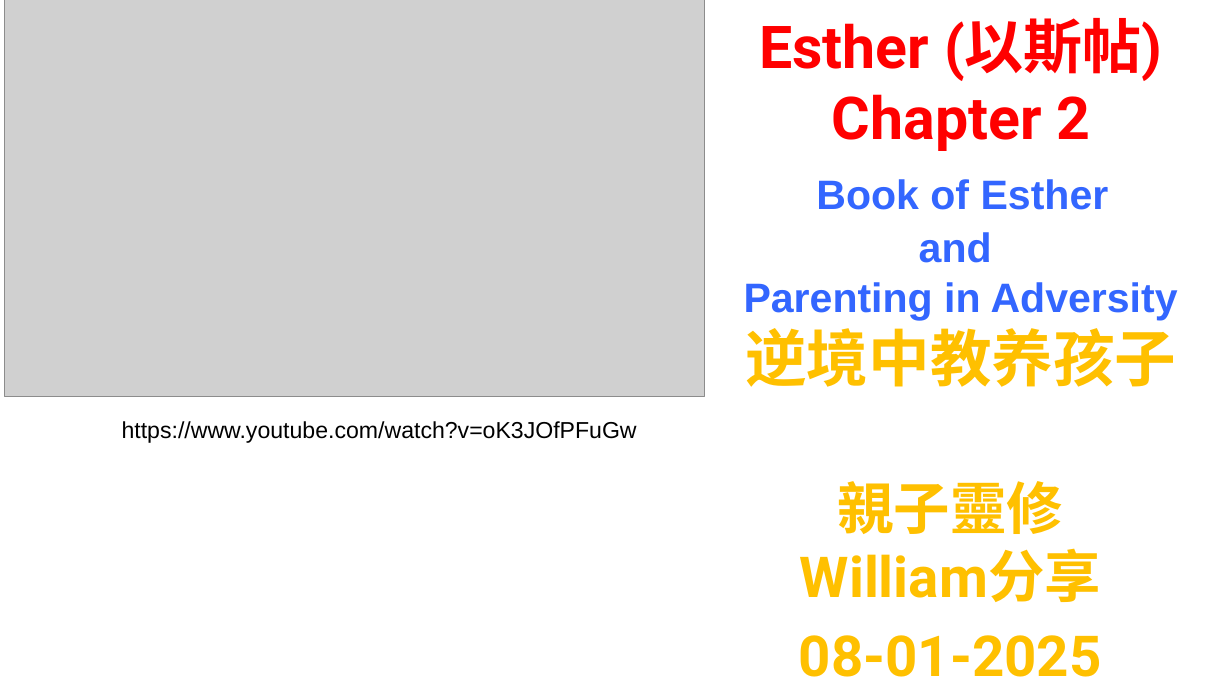
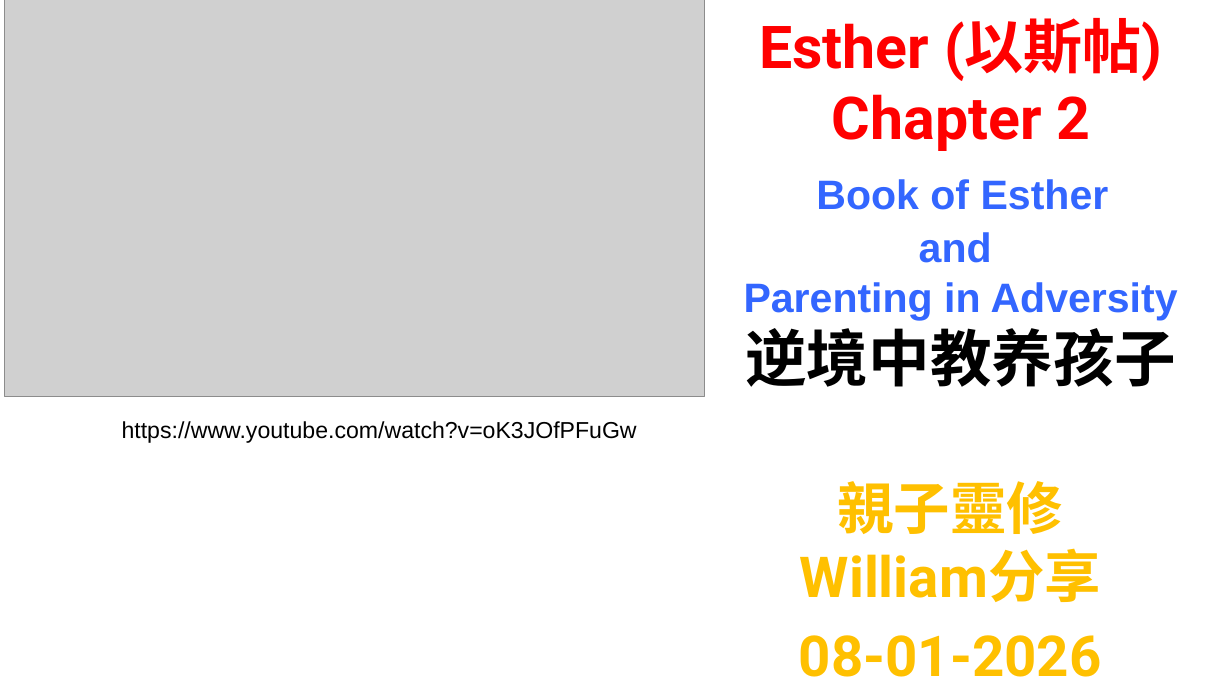
Before and after one commit to wdingbox/accc_2025_pp, a slide deck: slide 1 of ppt/Esther/Esther_02.pptx. Drawn at 1232x693 pixels with LibreOffice and Linux fonts; fonts in the diff are those of the drawing; grey boxes stand for pictures; background and template pictures are left out. Boxes give left, top, right and bottom in pixels: in the first picture for what was removed or moved away, otherwise in the second. Text is boxed around its words. In the diff, an @@ line names an element or a change of style, - is before the commit and + after.

```diff
--- a/ppt/Esther/Esther_02.pptx
+++ b/ppt/Esther/Esther_02.pptx
@@ title "Esther (以斯帖) Chapter 2 Book ..." at (744, 18, 1178, 387): text colour #FFC000 to #000000 in "逆境中教养孩子" @@
@@ subtitle at (799, 635, 1102, 677): text changed @@
-08-01-2025
+08-01-2026
```
Also in this commit, not shown: 6 other slides changed, 1 other file.
